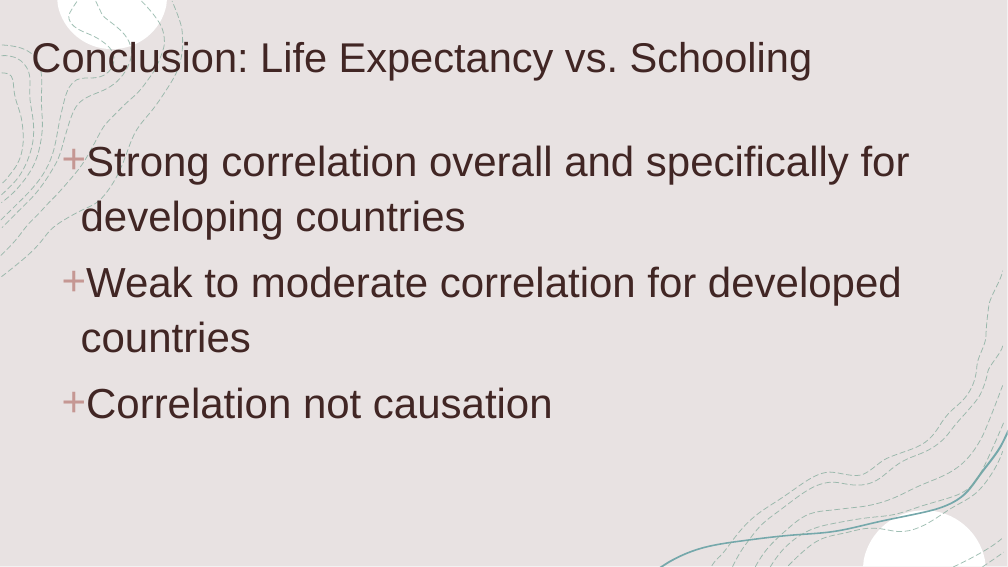
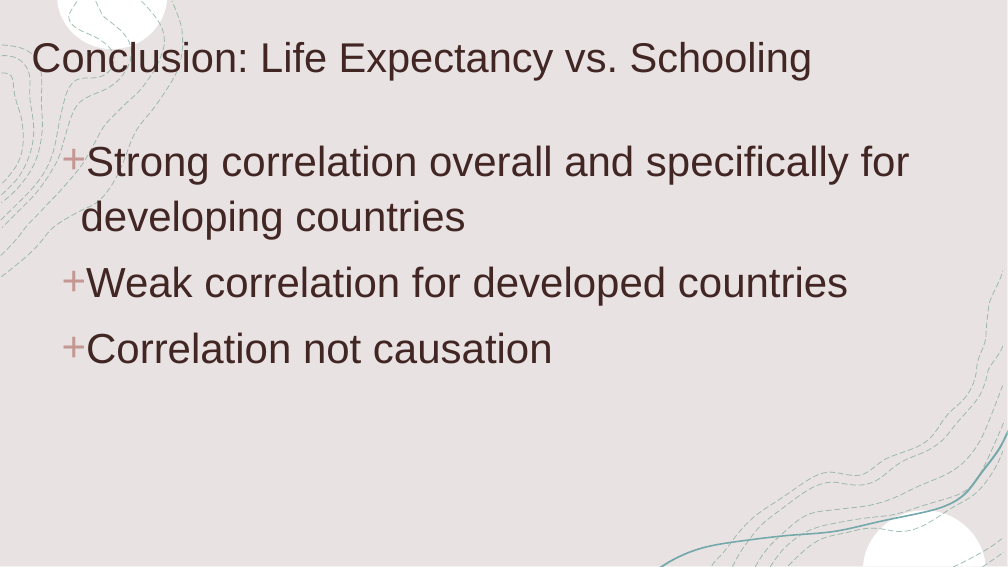
Before and after one commit to jaryan77/TeamTitans_Project_1, a slide deck: slide 10 of Life Expectancy Presentation.pptx. Drawn at 1008x567 pixels with LibreOffice and Linux fonts; fonts in the diff are those of the drawing. Boxes give left, top, right and bottom in pixels: in the first picture for what was removed or moved away, otherwise in the second. Text is boxed around its words. In the diff, an @@ line names an element or a change of style, - is before the commit and + after.

```diff
--- a/Life Expectancy Presentation.pptx
+++ b/Life Expectancy Presentation.pptx
@@ text at [62, 266, 848, 305]: text changed @@
-+ Weak to moderate correlation for developed countries
++ Weak correlation for developed countries
```
Also in this commit, not shown: 4 other slides changed, 4 slides added, 4 slides removed, 14 other files.
